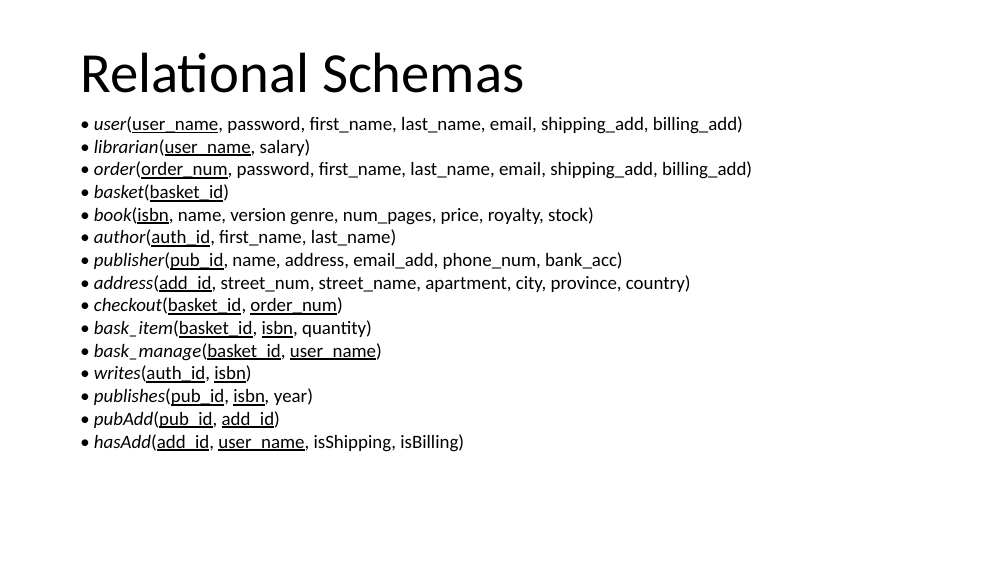
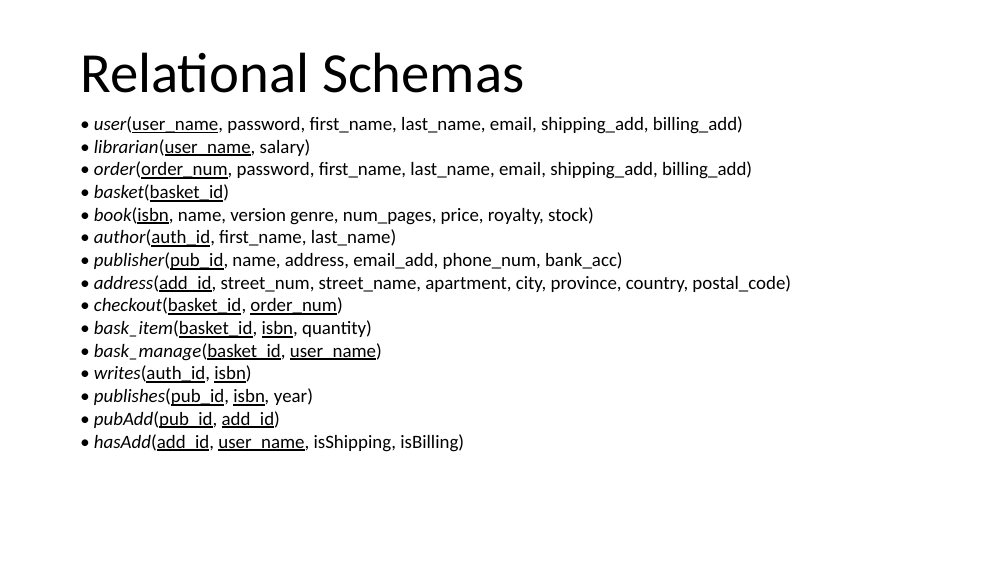
Before and after one commit to john-breton/COMP3005, a slide deck: slide 1 of documentation/Relation Schemas.pptx. Drawn at 1008x567 pixels with LibreOffice and Linux fonts; fonts in the diff are those of the drawing. Boxes give left, top, right and bottom in pixels: in the first picture for what was removed or moved away, otherwise in the second. Text is boxed around its words. In the diff, an @@ line names an element or a change of style, - is before the commit and + after.

Commit message:
added postal code to address

```diff
--- a/documentation/Relation Schemas.pptx
+++ b/documentation/Relation Schemas.pptx
@@ text at (94, 275, 791, 292): text changed @@
-• address(add_id, street_num, street_name, apartment, city, province, country)
+• address(add_id, street_num, street_name, apartment, city, province, country, postal_code)
```
